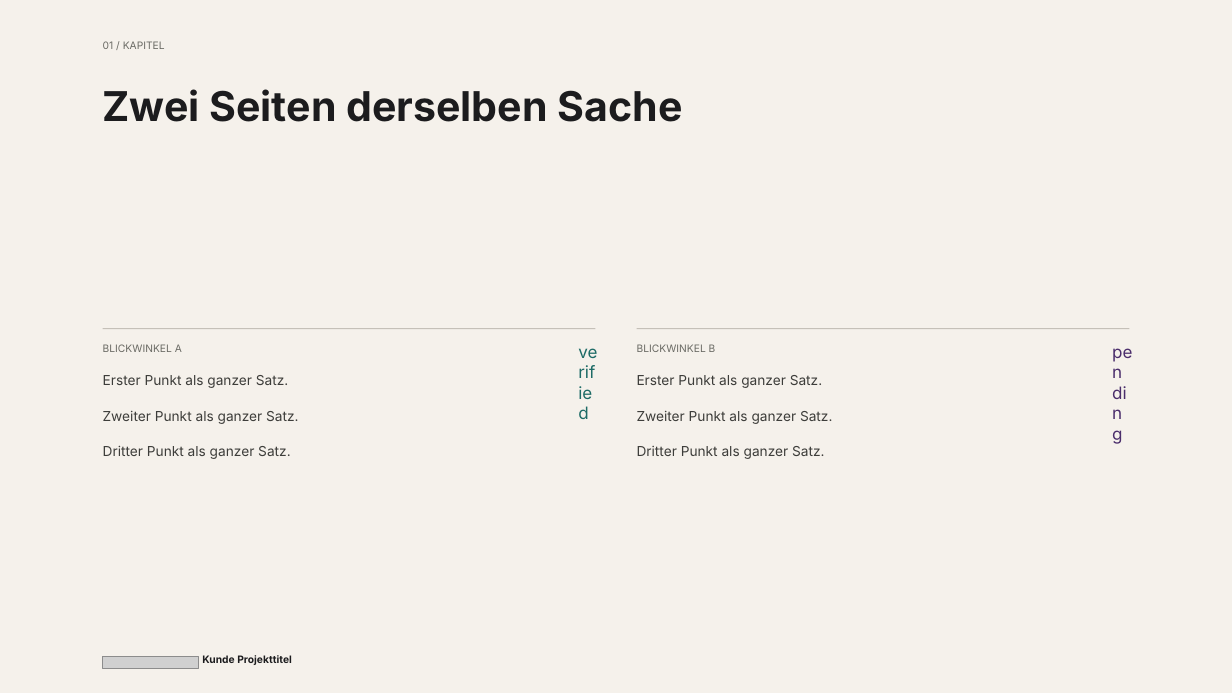
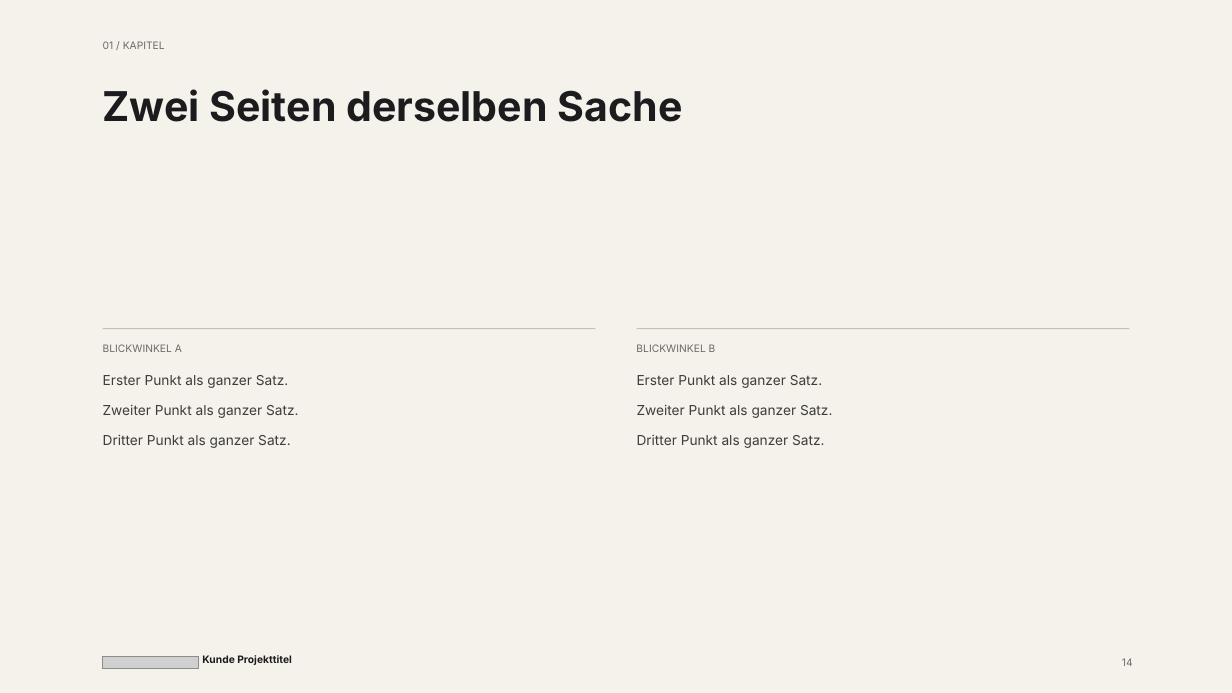
Before and after one commit to BMNils/bridgemaker-brandbook, a slide deck: slide 14 of langdock/pptx-template/bridgemaker-slides-template.pptx. Drawn at 1232x693 pixels with LibreOffice and Linux fonts; fonts in the diff are those of the drawing; grey boxes stand for pictures. Boxes give left, top, right and bottom in pixels: in the first picture for what was removed or moved away, otherwise in the second. Text is boxed around its words. In the diff, an @@ line names an element or a change of style, - is before the commit and + after.

```diff
--- a/langdock/pptx-template/bridgemaker-slides-template.pptx
+++ b/langdock/pptx-template/bridgemaker-slides-template.pptx
@@ text removed at box(579, 341, 599, 361) @@
-verified
@@ text removed at box(1113, 341, 1133, 361) @@
-pending
@@ text "Erster Punkt als ganzer Satz.": place and size @@
-text "Erster Punkt als ganzer Satz." at box(103, 411, 298, 424)
+text "Erster Punkt als ganzer Satz." at box(637, 375, 832, 448)
@@ text at box(103, 405, 298, 448): paragraphs added @@
+Zweiter Punkt als ganzer Satz.
+Dritter Punkt als ganzer Satz.
@@ text at box(637, 405, 832, 418): more space between paragraphs @@
@@ text removed at box(637, 411, 832, 424) @@
-Zweiter Punkt als ganzer Satz.
@@ text removed at box(103, 446, 290, 459) @@
-Dritter Punkt als ganzer Satz.
@@ text at box(637, 435, 824, 448): paragraph added @@
+Dritter Punkt als ganzer Satz.
@@ text removed at box(637, 446, 824, 459) @@
-Dritter Punkt als ganzer Satz.
@@ text added at box(1122, 658, 1133, 666), 8 pt, text #6B6B65 @@
+14
```
Also in this commit, not shown: 18 other slides changed, 2 other files.
